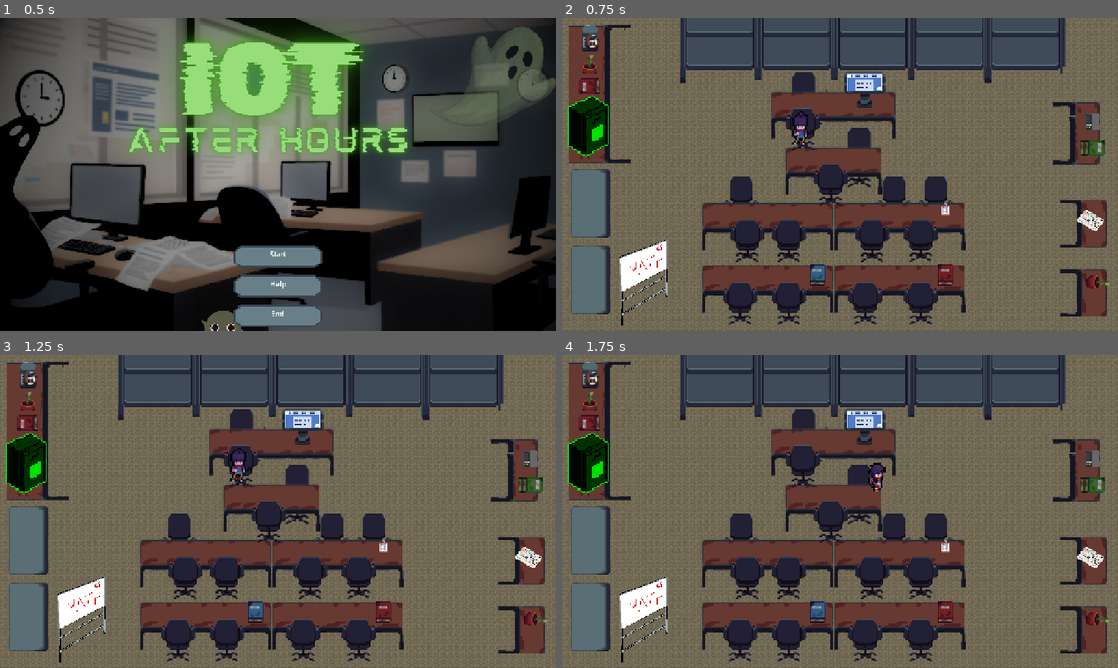
Above: before the commit, frames 1-4 (two rows, left to right).
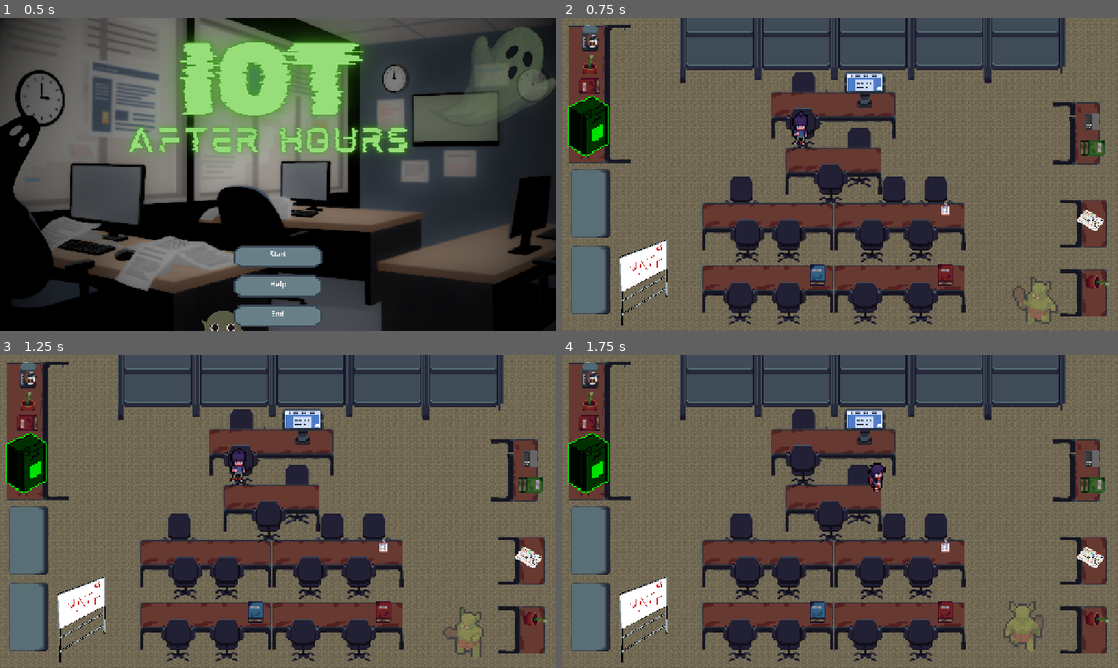
Above: after the commit, the same moments.

Repository: nataliavera6/iot-after-hours
Game: Godot game, scene res://Scenes/StartScreen.tscn
The game is run twice, just before and just after one commit, with the same random seed, the same clock (stepped at 60 frames per second) and the same inputs.
Inputs (mouse positions are in pixels of both pictures, inside the frame that each line leads up to):
- Up to frame 1 (0.5 s): no input
- Up to frame 2 (0.75 s): click "Start" at 0.5 s
- Up to frame 3 (1.25 s): no input
- Up to frame 4 (1.75 s): tap Enter (enter) at 1.25, 1.35 s; move the mouse to (962, 495) at 1.27 s; hold Right (right) from 1.28 s (still down); click (962, 495) at 1.42 s

Frame 1 is identical in both runs. In frame 2, 0.4% of the frame differs, in the area x 81-90%, y 82-98%; in frame 3, 0.4%; in frame 4, 0.5%, in the area x 79-87%, y 78-95%.

Commit message:
something

Diff:
--- a/Scenes/enemy.tscn
+++ b/Scenes/enemy.tscn
@@ -7,6 +7,7 @@
 [sub_resource type="CircleShape2D" id="CircleShape2D_e8ugx"]
 
 [node name="Enemy" type="CharacterBody2D" unique_id=1585025158]
+scale = Vector2(4.97, 4.97)
 collision_layer = 2
 script = ExtResource("1_hghv2")
 
--- a/Scenes/game.gd
+++ b/Scenes/game.gd
@@ -1,6 +1,9 @@
 extends Node2D
-
+@export var enemy_scene: PackedScene
+@onready var spawn_timer: Timer = $"enemy timer"
+@onready var spawn_point: Marker2D = $Marker2D
 var active: String ="snack_restock"
+var enemy_count: int= 0
 # Called when the node enters the scene tree for the first time.
 func _ready() -> void:
 	$SnackRestock.process_mode = Node.PROCESS_MODE_DISABLED
@@ -9,7 +12,9 @@
 	$MicrowavePuzzle.process_mode = Node.PROCESS_MODE_DISABLED
 	$PizarraPuzzle.process_mode=Node.PROCESS_MODE_DISABLED
 	$WiresPuzzle.process_mode = Node.PROCESS_MODE_DISABLED
-
+	spawn_enemy()
+	spawn_timer.timeout.connect(spawn_enemy)
+	spawn_timer.start()
 
 
 
@@ -56,7 +61,7 @@
 	get_tree().paused=false
 	$login.hide()
 	$microwave.show()
-	active =="microwave"
+	active ="microwave"
 
 
 #/////////////////////////////////////
@@ -73,7 +78,7 @@
 	get_tree().paused=false
 	$microwave.hide()
 	$document.show()
-	active =="document"
+	active ="document"
 
 #///////////////////////////////
 
@@ -90,7 +95,7 @@
 	get_tree().paused=false
 	$document.hide()
 	$pizarra.show()
-	active =="pizarra"
+	active ="pizarra"
 #/////////////////////////
 func _on_pizarra_body_entered(body: Node2D) -> void:
 	if body.is_in_group("player") && active=="pizarra":
@@ -105,7 +110,7 @@
 	get_tree().paused=false
 	$pizarra.hide()
 	$circuit.show()
-	active =="circuit"
+	active ="circuit"
 
 #///////////
 func _on_circuit_body_entered(body: Node2D) -> void:
@@ -121,4 +126,17 @@
 	$WiresPuzzle.hide()
 	get_tree().paused=false
 	$circuit.hide()
-	active =="win"
+	active ="win"
+	get_tree().change_scene_to_file("res://Scenes/WinScreen.tscn")
+
+func spawn_enemy() -> void:
+
+	if enemy_scene == null:
+		return
+	var enemy = enemy_scene.instantiate()
+
+	get_parent().add_child(enemy)
+	enemy.global_position = spawn_point.global_position
+	enemy_count+=1
+	if enemy_count >=3:
+		$"enemy timer".stop()
--- a/Scenes/game.tscn
+++ b/Scenes/game.tscn
@@ -4,6 +4,7 @@
 [ext_resource type="Script" uid="uid://wp4bxhujcbjw" path="res://Scenes/game.gd" id="1_h4fw4"]
 [ext_resource type="PackedScene" uid="uid://bmqlwhekg3p6b" path="res://Scenes/LabLayout.tscn" id="1_wrm1d"]
 [ext_resource type="PackedScene" uid="uid://dot7np55l62vb" path="res://Scenes/pizarraPuzzle.tscn" id="2_qxrlw"]
+[ext_resource type="PackedScene" uid="uid://bp8gafbthycve" path="res://Scenes/orc.tscn" id="2_rfjv2"]
 [ext_resource type="PackedScene" uid="uid://gnu2c3wxmaiq" path="res://Scenes/login-puzzle.tscn" id="4_3dryh"]
 [ext_resource type="PackedScene" uid="uid://4131v77lpnof" path="res://Scenes/document-puzzle.tscn" id="6_ldgsr"]
 [ext_resource type="PackedScene" uid="uid://6olc4qi6ett4" path="res://Scenes/microwave-puzzle.tscn" id="7_o5yvi"]
@@ -30,7 +31,7 @@
 region = Rect2(742.13074, 673.4888, 57.053894, 48.999268)
 
 [sub_resource type="RectangleShape2D" id="RectangleShape2D_tu6no"]
-size = Vector2(152.29358, 87.06424)
+size = Vector2(199.14679, 87.06424)
 
 [sub_resource type="AtlasTexture" id="AtlasTexture_4p73a"]
 atlas = ExtResource("10_ldgsr")
@@ -55,6 +56,7 @@
 
 [node name="Game" type="Node2D" unique_id=106238846]
 script = ExtResource("1_h4fw4")
+enemy_scene = ExtResource("2_rfjv2")
 
 [node name="TextureRect" type="TextureRect" parent="." unique_id=2048161342]
 offset_right = 1296.0
@@ -127,7 +129,7 @@
 texture = SubResource("AtlasTexture_o5yvi")
 
 [node name="CollisionShape2D" type="CollisionShape2D" parent="microwave" unique_id=906649717]
-position = Vector2(1.0366974, -0.76145935)
+position = Vector2(-22.389893, -0.76145935)
 shape = SubResource("RectangleShape2D_tu6no")
 
 [node name="document" type="Area2D" parent="." unique_id=1656193767]
@@ -176,6 +178,13 @@
 position = Vector2(-10.026947, -0.51893616)
 scale = Vector2(0.9999998, 0.9999998)
 shape = SubResource("RectangleShape2D_vrt1p")
+
+[node name="enemy timer" type="Timer" parent="." unique_id=970260282]
+wait_time = 5.0
+autostart = true
+
+[node name="Marker2D" type="Marker2D" parent="." unique_id=918717336]
+position = Vector2(1096, 675)
 
 [connection signal="pizarra_win" from="PizarraPuzzle" to="." method="_on_pizarra_puzzle_pizarra_win"]
 [connection signal="login_won" from="LoginPuzzle" to="." method="_on_login_puzzle_login_won"]
--- a/Scenes/orc.tscn
+++ b/Scenes/orc.tscn
@@ -7,6 +7,7 @@
 [ext_resource type="Texture2D" uid="uid://dhvoj8ikp0ybx" path="res://assets/free-field-enemies-pixel-art-for-tower-defense/2/U_Walk.png" id="4_5abox"]
 
 [sub_resource type="CircleShape2D" id="CircleShape2D_81u3t"]
+radius = 5.6373944
 
 [sub_resource type="AtlasTexture" id="AtlasTexture_vd5x3"]
 atlas = ExtResource("2_81u3t")
@@ -153,19 +154,21 @@
 }]
 
 [sub_resource type="CircleShape2D" id="CircleShape2D_vd5x3"]
-radius = 20.024984
+radius = 10.671574
 
-[node name="Orc" unique_id=1585025158 instance=ExtResource("1_sfdtf")]
+[node name="Orc" unique_id=1585025158 groups=["enemy_group"] instance=ExtResource("1_sfdtf")]
 script = ExtResource("2_5abox")
 
-[node name="CollisionShape2D" parent="." index="0" unique_id=172922420]
+[node name="CollisionShape2D" parent="." index="0" unique_id=172922420 groups=["enemy_group"]]
 shape = SubResource("CircleShape2D_81u3t")
 
 [node name="AnimatedSprite2D" parent="." index="1" unique_id=1829277219]
 modulate = Color(1, 1, 1, 0.4117647)
-position = Vector2(0, -5)
+position = Vector2(1.609658, -5)
 sprite_frames = SubResource("SpriteFrames_sfdtf")
-animation = &"walk-slide"
+animation = &"walk-down"
 
-[node name="CollisionShape2D" parent="Area2D" parent_id_path=PackedInt32Array(1062247069) index="0" unique_id=1436985753]
+[node name="Area2D" parent="." index="2" unique_id=1062247069 groups=["enemy_group"]]
+
+[node name="CollisionShape2D" parent="Area2D" index="0" unique_id=1436985753 groups=["enemy_group"]]
 shape = SubResource("CircleShape2D_vd5x3")
--- a/Scenes/player.tscn
+++ b/Scenes/player.tscn
@@ -7,8 +7,8 @@
 [ext_resource type="Texture2D" uid="uid://cud64qgd8fsxi" path="res://assets/The Male adventurer - Free copy/Walk/walk_up.png" id="4_3smsa"]
 
 [sub_resource type="CapsuleShape2D" id="CapsuleShape2D_tdd5b"]
-radius = 7.0
-height = 14.0
+radius = 5.0
+height = 18.0
 
 [sub_resource type="AtlasTexture" id="AtlasTexture_8erm5"]
 atlas = ExtResource("2_fkybt")
@@ -380,7 +380,7 @@
 }]
 
 [sub_resource type="RectangleShape2D" id="RectangleShape2D_ejaxc"]
-size = Vector2(20, 32)
+size = Vector2(20, 22.580647)
 
 [node name="Player" type="CharacterBody2D" unique_id=1011971504 groups=["player"]]
 script = ExtResource("1_vgqql")
@@ -393,9 +393,13 @@
 sprite_frames = SubResource("SpriteFrames_ejaxc")
 animation = &"idleUp"
 
-[node name="Area2D" type="Area2D" parent="." unique_id=2004759432]
+[node name="Area2D" type="Area2D" parent="." unique_id=2004759432 groups=["player"]]
+scale = Vector2(1.24, 1.24)
 
 [node name="CollisionShape2D" type="CollisionShape2D" parent="Area2D" unique_id=1180537566]
-position = Vector2(0, 6)
+position = Vector2(0, 7.2580643)
+scale = Vector2(0.9999998, 0.9999998)
 shape = SubResource("RectangleShape2D_ejaxc")
 debug_color = Color(0.9573751, 1.0588765e-06, 0.5355218, 0.41960785)
+
+[connection signal="body_entered" from="Area2D" to="." method="_on_area_2d_body_entered"]
--- a/Scripts/enemy.gd
+++ b/Scripts/enemy.gd
@@ -1,14 +1,16 @@
 class_name Enemy
 extends CharacterBody2D
 
-@export var speed : float = 100.0
-@export var detect_range : int = 200
-@export var stop_distance: float = 10.0
+var speed : float = 50.0
+var detect_range : int = 2000
+var stop_distance: float = 10.0
 
 var player
 
 func _ready() -> void:
 	player = get_tree().current_scene.get_node_or_null("Player")
+	if not player:
+		print("Player not found")
 
 func _physics_process(delta: float) -> void:
 	if not player:
@@ -32,6 +34,7 @@
 #Area is the player
 func _on_area_2d_area_entered(area: Area2D) -> void:
 	#make sure its the player
-	if area.collision_layer == 1:
+	if area.is_in_group("player"):
 		#for now just a print
 		print("Player got hit")
+		get_tree().change_scene_to_file("res://Scenes/LoseScreen.tscn")
--- a/Scripts/player.gd
+++ b/Scripts/player.gd
@@ -31,3 +31,18 @@
 
 	#move and stop at walls
 	move_and_slide()
+
+
+
+
+
+
+
+
+
+
+
+#func _on_area_2d_body_entered(body: Node2D) -> void:
+	#if body.get_parent().is_in_group("enemy_group"):
+			#print("monster in")
+			#get_tree().change_scene_to_file("res://Scenes/LoseScreen.tscn")
--- a/project.godot
+++ b/project.godot
@@ -25,6 +25,7 @@
 [global_group]
 
 player=""
+enemy_group=""
 
 [input]
 
